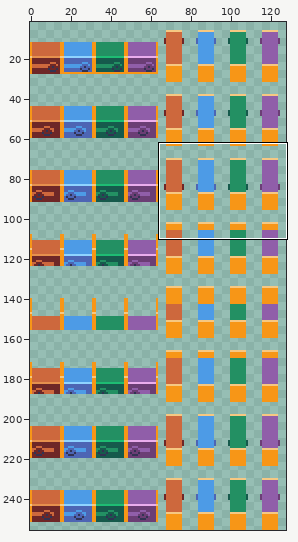
Edited in one commit: sprite sheet (img/doors.png). The picture above shows the old version from afar; the outline marks the close-up.
Close-up. Before the commit:
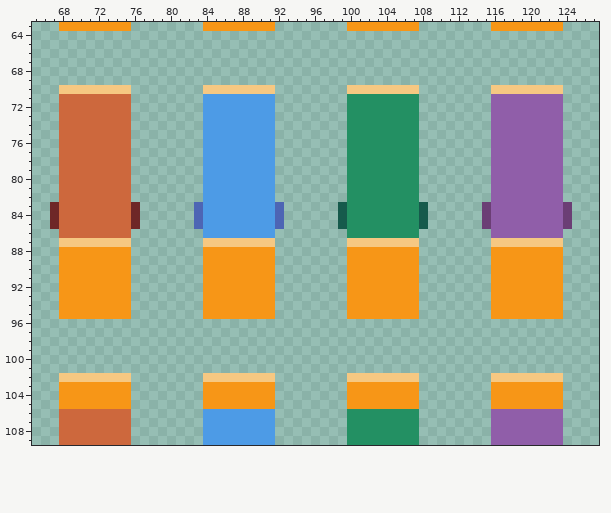
The file is 128x256 pixels. Shown: x 65..127, y 63..109. The wide view leaves out empty margins. The commit also changed other parts of the picture, which this record leaves out.
New version:
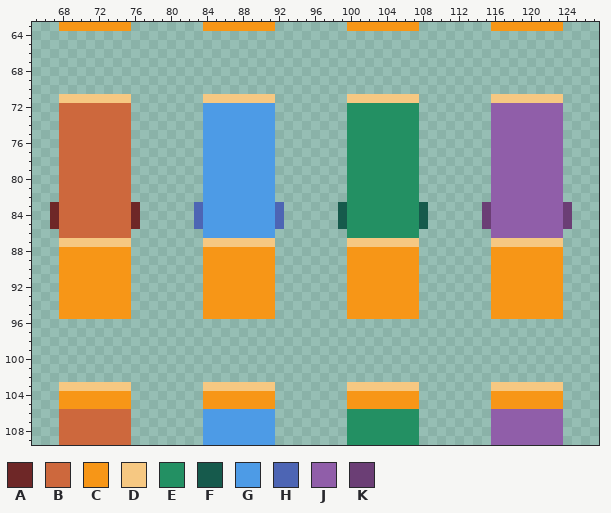
Palette (. is transparent): A #6e2727  B #cd683d  C #f79617  D #f6c882  E #239063  F #165a4c  G #4d9be6  H #4d65b4  J #905ea9  K #6b3e75
From old to new:
y 70: x 68..75 DDDDDDDD -> ........; x 84..91 DDDDDDDD -> ........; x 100..107 DDDDDDDD -> ........; x 116..123 DDDDDDDD -> ........
y 71: x 68..75 BBBBBBBB -> DDDDDDDD; x 84..91 GGGGGGGG -> DDDDDDDD; x 100..107 EEEEEEEE -> DDDDDDDD; x 116..123 JJJJJJJJ -> DDDDDDDD
y 102: x 68..75 DDDDDDDD -> ........; x 84..91 DDDDDDDD -> ........; x 100..107 DDDDDDDD -> ........; x 116..123 DDDDDDDD -> ........
y 103: x 68..75 CCCCCCCC -> DDDDDDDD; x 84..91 CCCCCCCC -> DDDDDDDD; x 100..107 CCCCCCCC -> DDDDDDDD; x 116..123 CCCCCCCC -> DDDDDDDD
Pixel boxes of the changes (left, top, right, bottom) in both close-ups:
changed: (59, 85, 131, 103)
changed: (203, 85, 275, 103)
changed: (347, 85, 419, 103)
changed: (491, 85, 563, 103)
changed: (59, 373, 131, 391)
changed: (203, 373, 275, 391)
changed: (347, 373, 419, 391)
changed: (491, 373, 563, 391)
